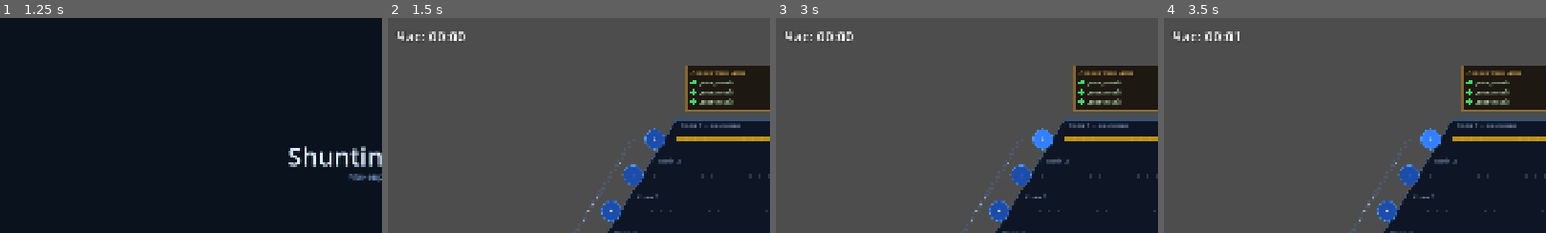
Above: before the commit, frames 1-4 (left to right).
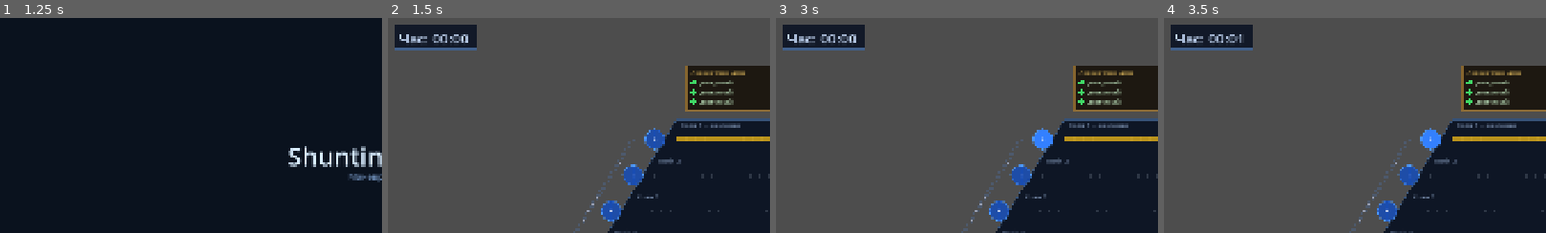
Above: after the commit, the same moments.

Repository: Fenimors99/shunting-game
Game: Godot game, scene res://scenes/LoginScreen.tscn
The game is run twice, just before and just after one commit, with the same random seed, the same clock (stepped at 60 frames per second) and the same inputs.
Inputs:
- Up to frame 1 (1.25 s): click "Увійти через Google" at 0.5 s
- Up to frame 2 (1.5 s): tap Enter at 1.25 s
- Up to frame 3 (3 s): click "СТАРТ" at 2 s; click "+" at 2.75 s
- Up to frame 4 (3.5 s): no input
The pictures show only the part of the screen within x 0-50%, y 0-50%; the shares and areas given below are measured in that part.

Frame 1 is identical in both runs. In frame 2, 2.5% of the frame differs, in the area x 1-24%, y 3-16%; in frame 3, 2.5%; in frame 4, 2.6%.

Commit message:
fix(ui): style timer to match TaskPanel — dark box with blue border

Diff:
--- a/scripts/GameScreen.gd
+++ b/scripts/GameScreen.gd
@@ -88,14 +88,23 @@
 	_create_timer_label() # Додаємо цей рядок
 
 func _create_timer_label() -> void:
+	var W := 210.0
+	var H := 62.0
+	var box := Node2D.new()
+	box.z_index = 1
+	box.position = Vector2(16, 16)
+	box.connect("draw", func():
+		box.draw_rect(Rect2(0, 0, W, H), Color(0.06, 0.09, 0.15, 0.96))
+		box.draw_rect(Rect2(0, 0, W, H), Color(0.30, 0.45, 0.65, 0.8), false, 2.0)
+		box.draw_rect(Rect2(2, 2, W - 4, H - 4), Color(0.50, 0.65, 0.85, 0.10), false, 1.0)
+	)
 	_timer_label = Label.new()
-	_timer_label.position = Vector2(20, 20) # Розміщення в лівому верхньому кутку
+	_timer_label.position = Vector2(12, 10)
 	_timer_label.add_theme_font_size_override("font_size", 36)
-	_timer_label.add_theme_color_override("font_color", Color.WHITE)
-	_timer_label.add_theme_color_override("font_outline_color", Color(0.1, 0.1, 0.1, 0.8))
-	_timer_label.add_theme_constant_override("outline_size", 6)
+	_timer_label.add_theme_color_override("font_color", Color(0.80, 0.88, 1.00, 0.95))
 	_timer_label.text = "Час: 00:00"
-	add_child(_timer_label)
+	box.add_child(_timer_label)
+	add_child(box)
 
 func _process(delta: float) -> void:
 	if _timer_running:
